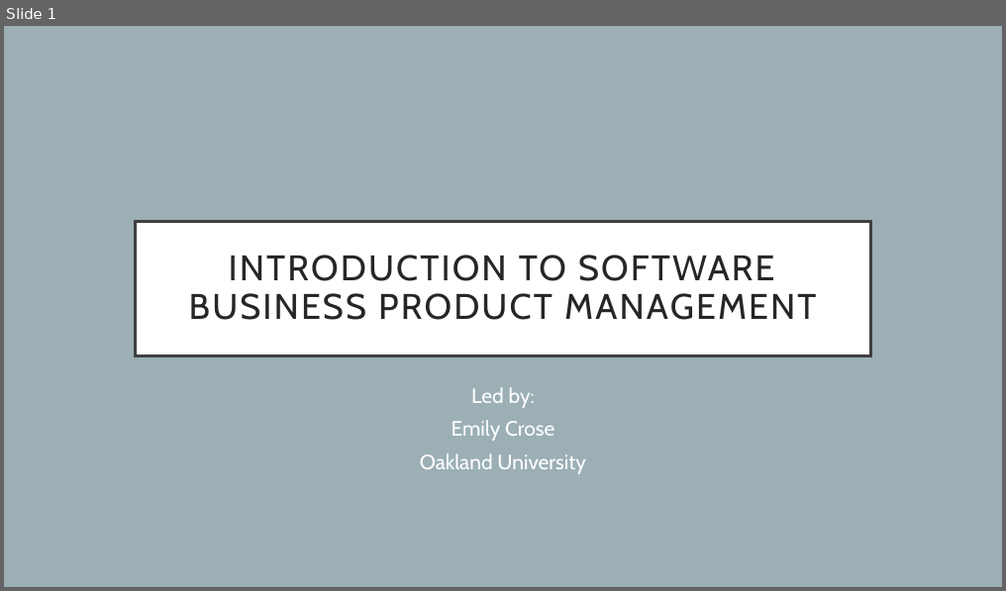
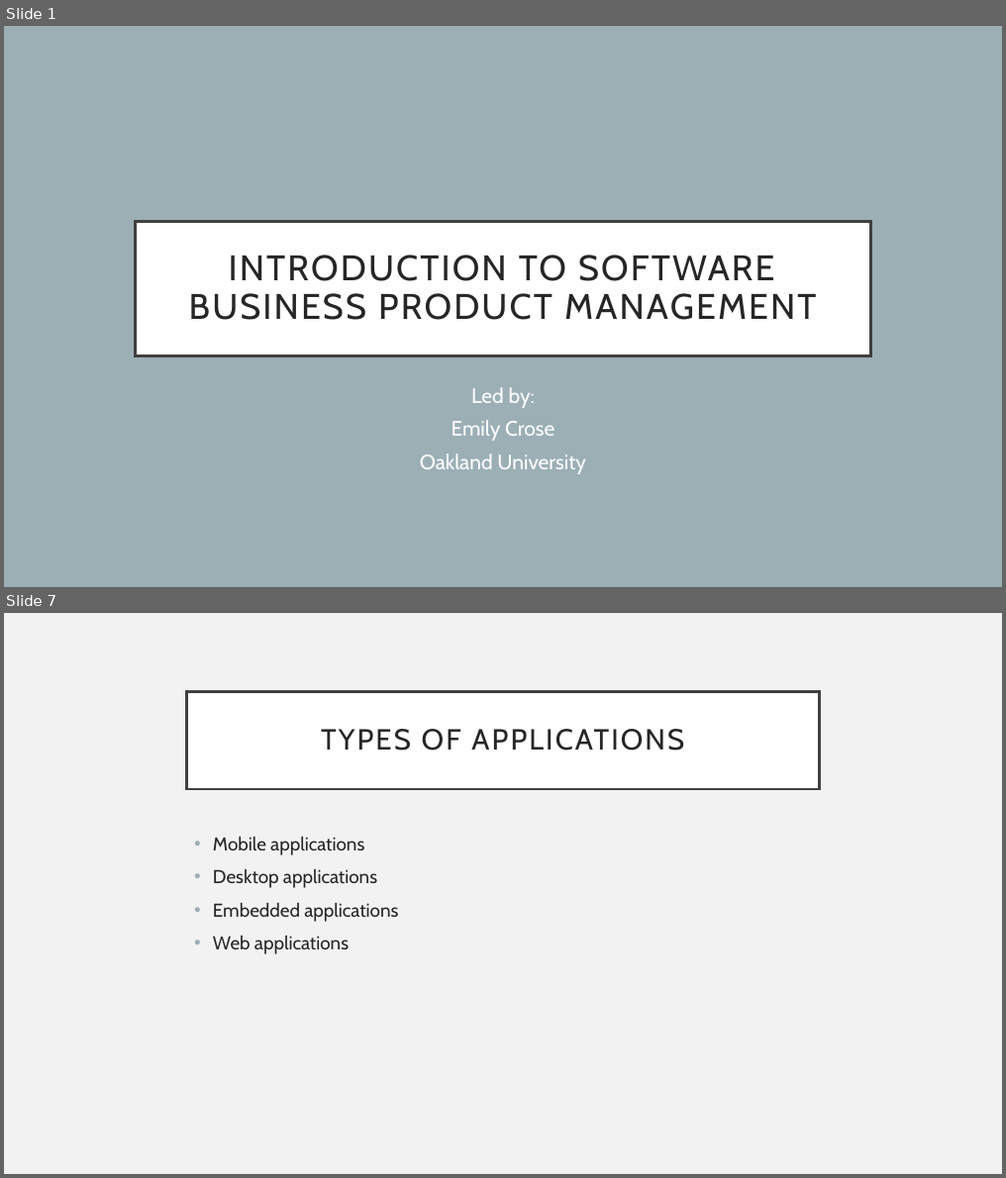
Before and after one commit to hexa-decim8/ISBPM, a slide deck: Class_Materials/Week_1/Day_3/ISBPM w1d3.pptx. Shown one above the other, each under a label of ours: slide 1 before the commit, slides 1 and 7 after it; the slides between them are not shown. The pictures are 1006x591 and 1006x1178 pixels, drawn with LibreOffice and Linux fonts; fonts in the diff are those of the drawing. Boxes give left, top, right and bottom in pixels: in the first picture for what was removed or moved away, otherwise in the second. Text is boxed around its words. In the diff, an @@ line names an element or a change of style, - is before the commit and + after.

```diff
--- a/Class_Materials/Week_1/Day_3/ISBPM w1d3.pptx
+++ b/Class_Materials/Week_1/Day_3/ISBPM w1d3.pptx
@@ slide 7 added at (x1=4, y1=613, x2=1002, y2=1174), background #F2F2F2 @@
@@ title added at (x1=187, y1=691, x2=819, y2=789), fill #FFFFFF, outline #404040 2.5 pt, 28 pt, text #262626 @@
+TYPES OF APPLICATIONS
@@ text added at (x1=213, y1=837, x2=398, y2=955), 18 pt, text #262626 @@
+• Mobile applications
+• Desktop applications
+• Embedded applications
+• Web applications
```
Also in this commit, not shown: 6 other slides added, 6 slides removed, 1 other file.
